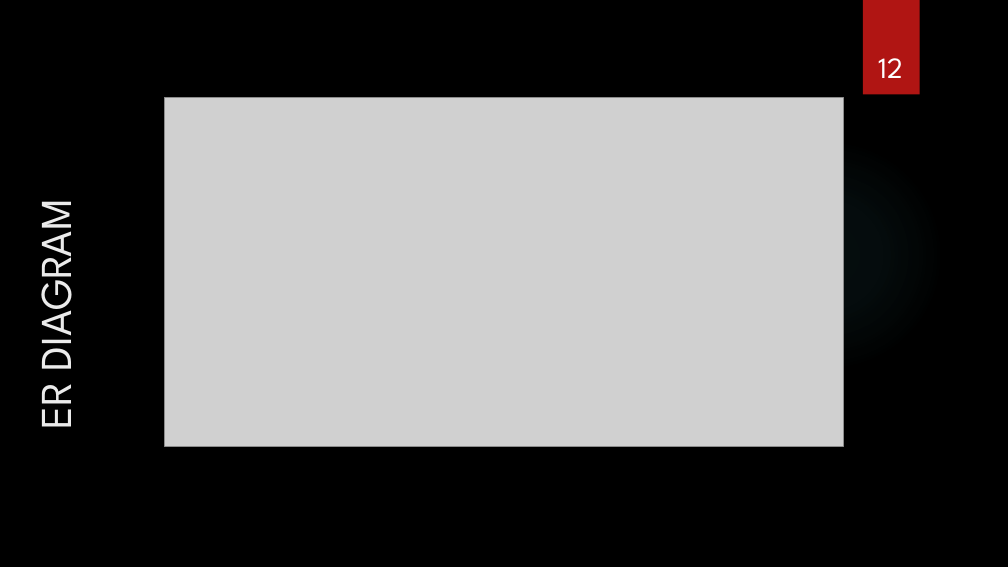
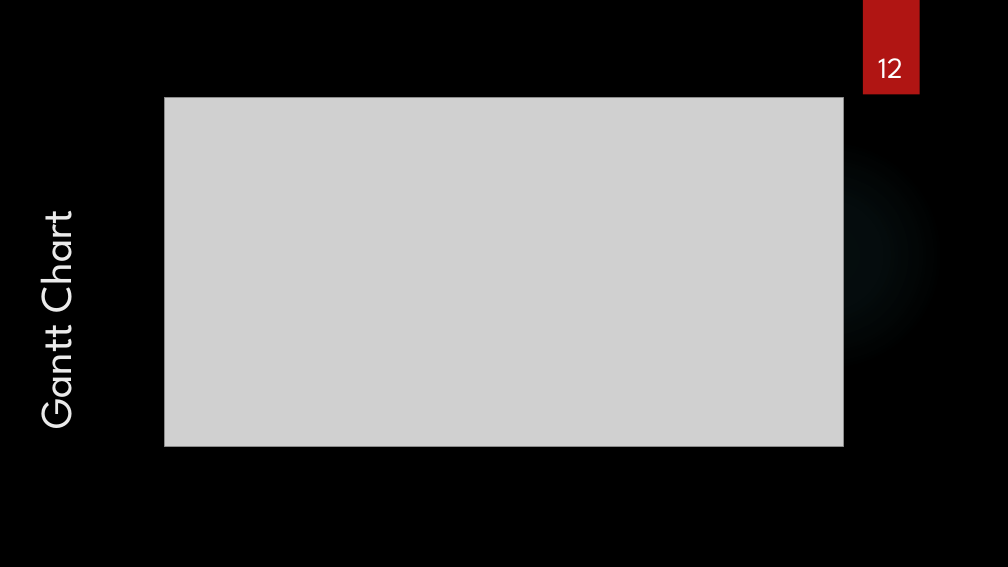
Before and after one commit to suyanthapa/Freelancing-Project, a slide deck: slide 12 of Documentation/Freelancing-Platform.pptx. Drawn at 1008x567 pixels with LibreOffice and Linux fonts; fonts in the diff are those of the drawing; grey boxes stand for pictures; background and template pictures are left out. Boxes give left, top, right and bottom in pixels: in the first picture for what was removed or moved away, otherwise in the second. Text is boxed around its words. In the diff, an @@ line names an element or a change of style, - is before the commit and + after.

```diff
--- a/Documentation/Freelancing-Platform.pptx
+++ b/Documentation/Freelancing-Platform.pptx
@@ title at <box>21,220,87,427</box>: text changed @@
-ER DIAGRAM
+Gantt Chart
```
Also in this commit, not shown: 3 other slides changed, 1 other file.
